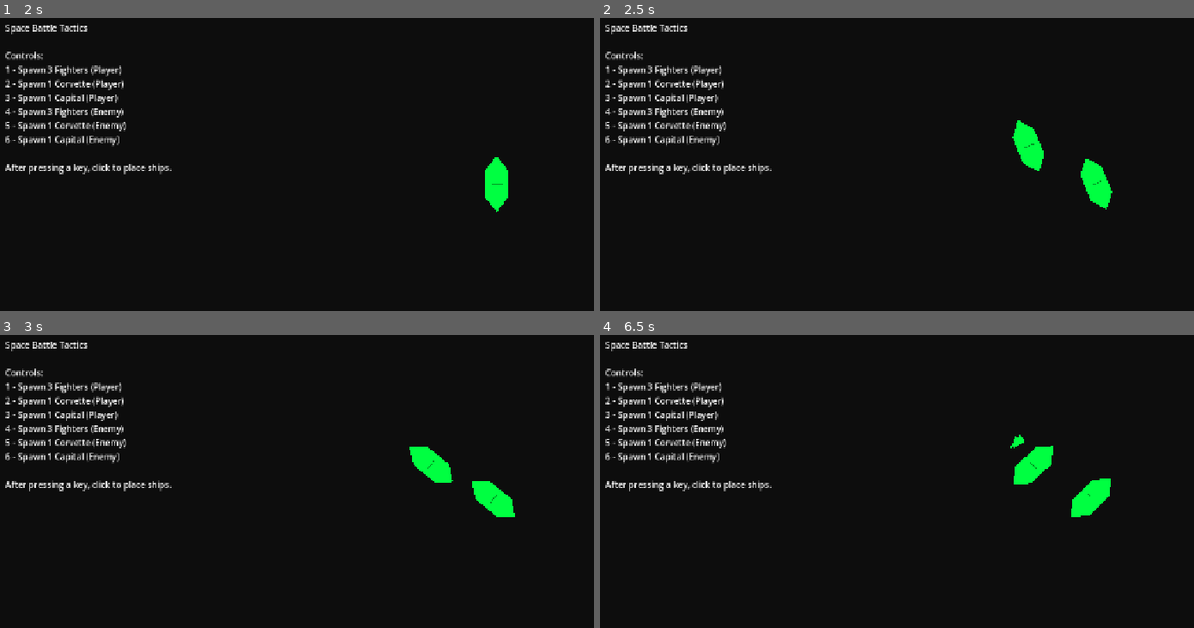
Above: before the commit, frames 1-4 (two rows, left to right).
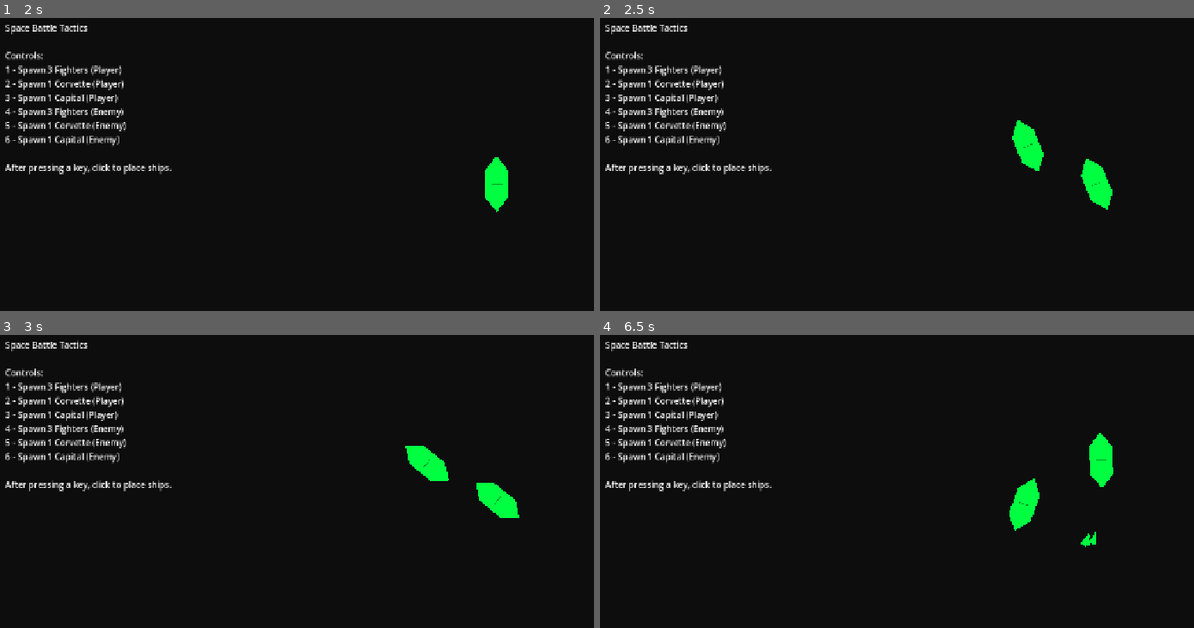
Above: after the commit, the same moments.

Repository: jaypeeZero/hal-we-play-a-game
Game: Godot game, scene res://scenes/space_battle.tscn
Two runs of this game, one before a commit and one after it. Both use one fixed random seed, a clock stepped at 60 frames per second and the inputs below.
Inputs (mouse positions are in pixels of both pictures, inside the frame that each line leads up to):
- Up to frame 1 (2 s): tap Enter at 0.5 s; move the mouse to (493, 190) at 0.52 s; hold 3 (spawn_capital) 0.53-1.25 s; click (493, 190) at 0.67 s; tap Space at 1.25 s; drag from (207, 228) to (498, 185) at 1.27 s
- Up to frame 2 (2.5 s): tap Enter at 2 s; move the mouse to (1009, 123) at 2.02 s; hold 6 (spawn_enemy_capital) from 2.03 s (still down); click (1009, 123) at 2.17 s
- Up to frame 3 (3 s): release 6 (spawn_enemy_capital) at 2.75 s; drag from (308, 604) to (427, 463) at 2.77 s
- Up to frame 4 (6.5 s): move the mouse to (1146, 584) at 3.52 s; hold 4 (spawn_enemy_fighter) 3.53-4.25 s; click (1146, 584) at 3.67 s; drag from (736, 469) to (1146, 586) at 4.27 s; move the mouse to (980, 525) at 5.02 s; hold Shift 5.03-5.75 s; click (980, 525) at 5.17 s; drag from (837, 428) to (1081, 504) at 5.77 s

Frame 1 is identical in both runs. In frame 2, less than 0.1% of the frame differs, in the area x 69-87%, y 35-66%; in frame 3, 0.3%; in frame 4, 2.3%, in the area x 68-87%, y 33-73%.

Commit message:
Implement realistic space physics movement system
Ships now move like big, weighty vessels with momentum and inertia:
- Decoupled rotation from velocity (ships can face one way while drifting another)
- Thrust-based acceleration in the direction ship is facing
- No automatic drag - ships maintain velocity in space (Newton's first law)
- Smart AI pilot logic that calculates when to thrust vs brake
- Pilots point retrograde to brake when approaching too fast
- Thrust efficiency based on heading alignment
- Disabled ships slowly lose velocity (damage effects)

Movement now feels heavy and momentum matters - pilots must plan their maneuvers.

Diff:
--- a/scripts/space/systems/movement_system.gd
+++ b/scripts/space/systems/movement_system.gd
@@ -2,7 +2,8 @@
 extends RefCounted
 
 ## Pure functional movement system - IMMUTABLE DATA
-## Processes ship movement and basic AI behaviors
+## Processes ship movement with realistic space physics
+## Ships have momentum, thrust-based acceleration, and decoupled rotation
 ## Following functional programming principles
 
 # ============================================================================
@@ -12,13 +13,16 @@
 ## Update ship movement - returns new ship_data Dictionary
 static func update_ship_movement(ship_data: Dictionary, targets: Array, delta: float) -> Dictionary:
 	if is_ship_disabled(ship_data):
-		return apply_drift(ship_data, delta)
+		return apply_disabled_drift(ship_data, delta)
 
 	var target = find_nearest_enemy(ship_data, targets)
 	if target.is_empty():
-		return apply_drift(ship_data, delta)
-
-	return apply_seek_behavior(ship_data, target, delta)
+		return apply_space_drift(ship_data, delta)
+
+	# Calculate pilot intentions based on target and current state
+	var pilot_control = calculate_pilot_control(ship_data, target)
+
+	return apply_space_physics(ship_data, pilot_control, delta)
 
 ## Update all ships - returns new Array of ship_data
 static func update_all_ships(ships: Array, delta: float) -> Array:
@@ -65,51 +69,126 @@
 	return ship.get("_distance", INF)
 
 # ============================================================================
-# MOVEMENT BEHAVIORS
-# ============================================================================
-
-static func apply_drift(ship_data: Dictionary, delta: float) -> Dictionary:
-	var new_velocity = ship_data.velocity * 0.95
+# PILOT CONTROL CALCULATION
+# ============================================================================
+
+## Calculate what the pilot wants to do based on target and current state
+static func calculate_pilot_control(ship_data: Dictionary, target: Dictionary) -> Dictionary:
+	var to_target = target.position - ship_data.position
+	var distance = to_target.length()
+	var direction_to_target = to_target.normalized()
+
+	# Determine if we need to brake (going too fast toward target)
+	var velocity_toward_target = ship_data.velocity.dot(direction_to_target)
+	var closing_speed = velocity_toward_target
+
+	# Calculate optimal approach speed based on distance
+	# Closer targets = slower approach
+	var desired_approach_speed = min(ship_data.stats.max_speed * 0.7, distance * 0.3)
+
+	var should_brake = closing_speed > desired_approach_speed and distance < 500.0
+	var should_thrust = not should_brake
+
+	# Decide what heading to face
+	var desired_heading: float
+
+	if should_brake:
+		# Point opposite to velocity to brake
+		if ship_data.velocity.length() > 10.0:
+			desired_heading = ship_data.velocity.angle() + PI
+		else:
+			# If nearly stopped, point at target
+			desired_heading = to_target.angle()
+	else:
+		# Point toward target for intercept
+		# Lead the target slightly based on current velocity
+		var intercept_point = calculate_intercept_point(ship_data, target)
+		desired_heading = (intercept_point - ship_data.position).angle()
+
+	return {
+		"desired_heading": desired_heading,
+		"thrust_active": should_thrust,
+		"is_braking": should_brake
+	}
+
+## Calculate where to aim to intercept target (basic lead calculation)
+static func calculate_intercept_point(ship_data: Dictionary, target: Dictionary) -> Vector2:
+	# For now, just aim at target position
+	# Future: predict target movement and lead the shot
+	return target.position
+
+# ============================================================================
+# SPACE PHYSICS MOVEMENT
+# ============================================================================
+
+## Apply realistic space physics - ships drift, thrust provides acceleration
+static func apply_space_physics(ship_data: Dictionary, pilot_control: Dictionary, delta: float) -> Dictionary:
+	# Rotate ship toward desired heading
+	var new_rotation = rotate_toward_heading(
+		ship_data.rotation,
+		pilot_control.desired_heading,
+		ship_data.stats.turn_rate,
+		delta
+	)
+
+	# Apply thrust if pilot wants to thrust and ship is facing roughly the right direction
+	var heading_error = angle_difference(new_rotation, pilot_control.desired_heading)
+	var thrust_efficiency = 1.0 if abs(heading_error) < 0.5 else max(0.0, 1.0 - abs(heading_error) / PI)
+
+	var thrust_vector = Vector2.ZERO
+	if pilot_control.thrust_active and thrust_efficiency > 0.1:
+		# Apply thrust in the direction ship is facing
+		var thrust_direction = Vector2(cos(new_rotation), sin(new_rotation))
+		thrust_vector = thrust_direction * ship_data.stats.acceleration * thrust_efficiency * delta
+
+	# Update velocity with thrust (no drag in space!)
+	var new_velocity = ship_data.velocity + thrust_vector
+
+	# Clamp to max speed (engine limitation)
+	if new_velocity.length() > ship_data.stats.max_speed:
+		new_velocity = new_velocity.normalized() * ship_data.stats.max_speed
+
+	# Update position based on velocity
+	var new_position = ship_data.position + new_velocity * delta
+
+	return merge_dict(ship_data, {
+		velocity = new_velocity,
+		position = new_position,
+		rotation = new_rotation,
+		_pilot_state = pilot_control  # Store for debugging/visualization
+	})
+
+## Ships in space maintain velocity (Newton's first law)
+static func apply_space_drift(ship_data: Dictionary, delta: float) -> Dictionary:
+	var new_position = ship_data.position + ship_data.velocity * delta
+	return merge_dict(ship_data, {
+		position = new_position
+	})
+
+## Disabled ships slowly lose velocity (damage/venting atmosphere)
+static func apply_disabled_drift(ship_data: Dictionary, delta: float) -> Dictionary:
+	var new_velocity = ship_data.velocity * 0.98  # Slow decay for disabled ships
 	var new_position = ship_data.position + new_velocity * delta
 	return merge_dict(ship_data, {
 		velocity = new_velocity,
 		position = new_position
 	})
 
-static func apply_seek_behavior(ship_data: Dictionary, target: Dictionary, delta: float) -> Dictionary:
-	var to_target = (target.position - ship_data.position).normalized()
-	var desired_velocity = to_target * ship_data.stats.max_speed
-
-	var steering = calculate_steering(ship_data.velocity, desired_velocity, ship_data.stats.acceleration, delta)
-	var new_velocity = clamp_velocity(ship_data.velocity + steering, ship_data.stats.max_speed)
-	var new_position = ship_data.position + new_velocity * delta
-	var new_rotation = calculate_rotation_toward_velocity(ship_data.rotation, new_velocity, ship_data.stats.turn_rate, delta)
-
-	return merge_dict(ship_data, {
-		velocity = new_velocity,
-		position = new_position,
-		rotation = new_rotation
-	})
-
-static func calculate_steering(current_velocity: Vector2, desired_velocity: Vector2, acceleration: float, delta: float) -> Vector2:
-	var steering = desired_velocity - current_velocity
-	var max_force = acceleration * delta
-
-	if steering.length() > max_force:
-		return steering.normalized() * max_force
-	return steering
-
-static func clamp_velocity(velocity: Vector2, max_speed: float) -> Vector2:
-	if velocity.length() > max_speed:
-		return velocity.normalized() * max_speed
-	return velocity
-
-static func calculate_rotation_toward_velocity(current_rotation: float, velocity: Vector2, turn_rate: float, delta: float) -> float:
-	if velocity.length() < 0.1:
-		return current_rotation
-
-	var target_rotation = velocity.angle()
-	return lerp_angle(current_rotation, target_rotation, turn_rate * delta)
+## Rotate toward desired heading at turn_rate speed
+static func rotate_toward_heading(current_rotation: float, target_rotation: float, turn_rate: float, delta: float) -> float:
+	# Smooth rotation using lerp_angle for shortest path
+	var rotation_speed = clamp(turn_rate * delta, 0.0, 1.0)
+	return lerp_angle(current_rotation, target_rotation, rotation_speed)
+
+## Calculate the signed difference between two angles
+static func angle_difference(angle1: float, angle2: float) -> float:
+	var diff = angle2 - angle1
+	# Normalize to -PI to PI range
+	while diff > PI:
+		diff -= TAU
+	while diff < -PI:
+		diff += TAU
+	return diff
 
 # ============================================================================
 # UTILITY
